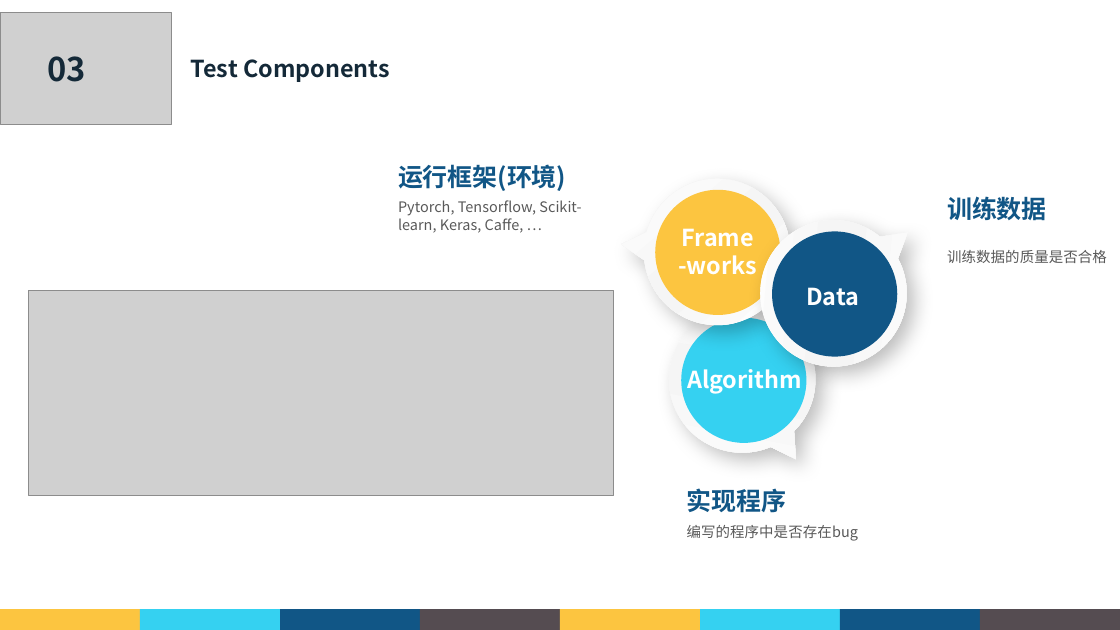
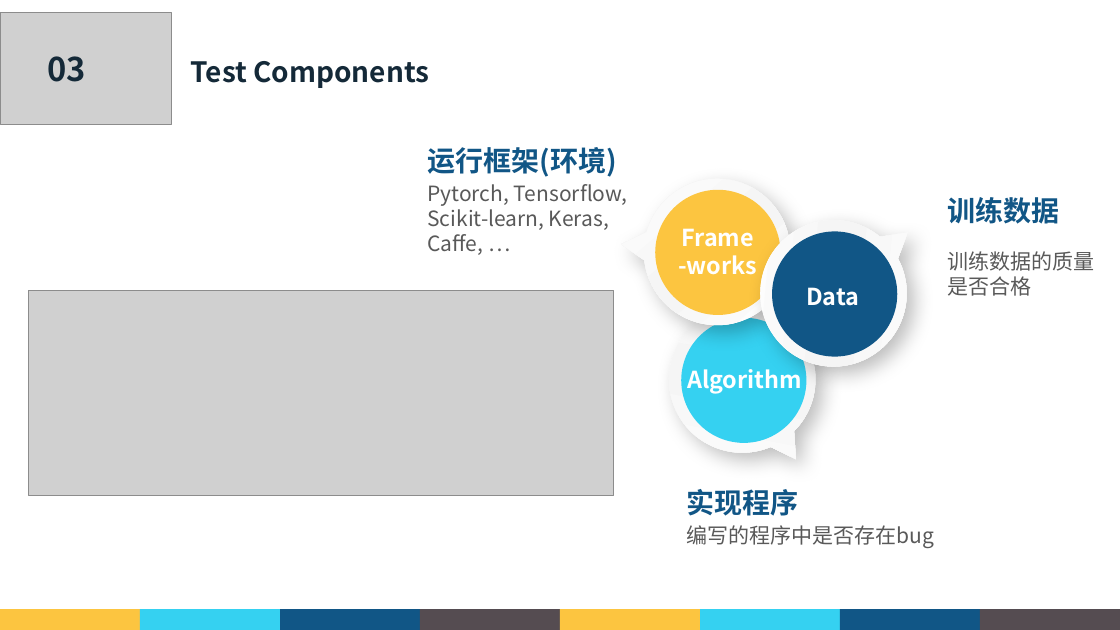
Before and after one commit to GaryHua226/AutomatedTesting, a slide deck: slide 14 of 课堂汇报/郭礼华_181250038.pptx. Drawn at 1120x630 pixels with LibreOffice and Linux fonts; fonts in the diff are those of the drawing; grey boxes stand for pictures; background and template pictures are left out. Boxes give left, top, right and bottom in pixels: in the first picture for what was removed or moved away, otherwise in the second. Text is boxed around its words. In the diff, an @@ line names an element or a change of style, - is before the commit and + after.

Commit message:
change font style

```diff
--- a/课堂汇报/郭礼华_181250038.pptx
+++ b/课堂汇报/郭礼华_181250038.pptx
@@ text "Test Components" at <box>191,61,429,88</box>: size 20 to 24 pt @@
@@ size 21.4 to 24 pt in 3 elements at <box>687,489,799,516</box>, <box>947,197,1059,224</box>, <box>427,147,616,177</box> @@
@@ text "运行框架(环境)": place and size @@
-text "运行框架(环境)" at <box>398,164,566,191</box>
+text "运行框架(环境)" at <box>427,147,616,177</box>
@@ text "Pytorch, Tensorflow, Scikit-learn, Keras, Caffe, ..." at <box>427,184,627,255</box>: size 12.5 to 18 pt @@
@@ text "Pytorch, Tensorflow, Scikit-learn, Keras, Caffe, ...": place and size @@
-text "Pytorch, Tensorflow, Scikit-learn, Keras, Caffe, ..." at <box>398,200,581,233</box>
+text "Pytorch, Tensorflow, Scikit-learn, Keras, Caffe, ..." at <box>427,184,627,255</box>
@@ text at <box>947,251,1094,296</box>: text changed; size 12.5 to 18 pt @@
-训练数据的质量是否合格
+训练数据的质量
+是否合格
@@ text "编写的程序中是否存在bug" at <box>687,525,935,548</box>: size 12.5 to 18 pt @@
```
Also in this commit, not shown: 24 other slides changed.
